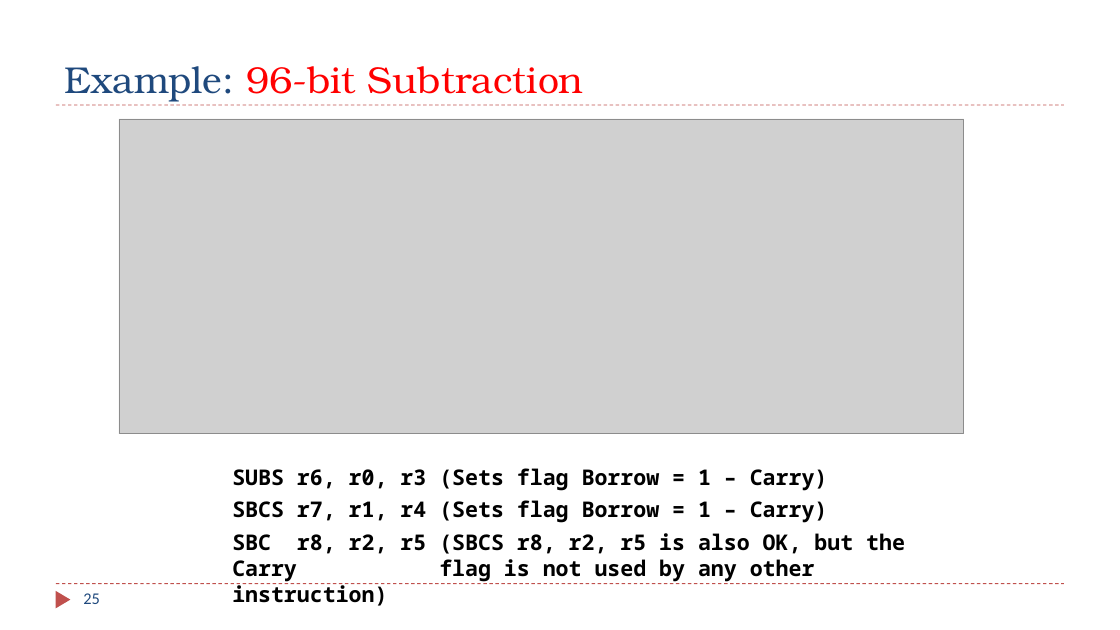
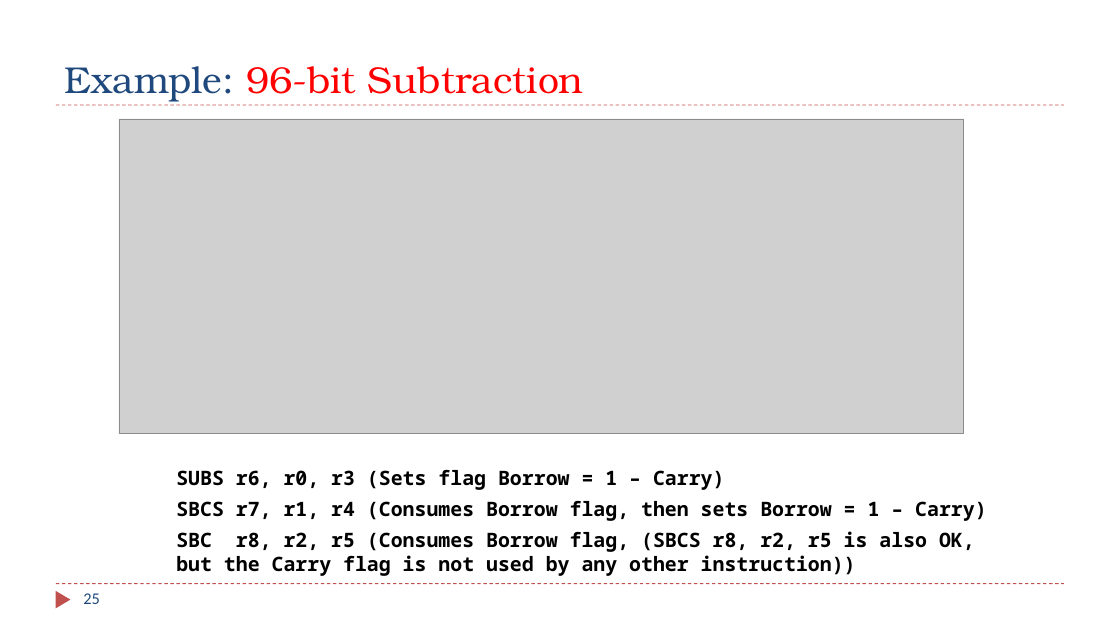
Before and after one commit to guhofstra/CSC111Fa26, a slide deck: slide 25 of PPTs/Ch4_ARM_Arithmetic_Logic.pptx. Drawn at 1120x630 pixels with LibreOffice and Linux fonts; fonts in the diff are those of the drawing; grey boxes stand for pictures. Boxes give left, top, right and bottom in pixels: in the first picture for what was removed or moved away, otherwise in the second. Text is boxed around its words. In the diff, an @@ line names an element or a change of style, - is before the commit and + after.

```diff
--- a/PPTs/Ch4_ARM_Arithmetic_Logic.pptx
+++ b/PPTs/Ch4_ARM_Arithmetic_Logic.pptx
@@ text "SUBS r6, r0, r3 (Sets ...": place and size @@
-text "SUBS r6, r0, r3 (Sets ..." at [232,468,905,582]
+text "SUBS r6, r0, r3 (Sets ..." at [176,470,986,576]
@@ text at [176,470,724,490]: size 18.5 to 17 pt in "SUBS r6, r0, r3 (Sets flag Borrow ..." @@
@@ text at [176,501,986,576]: text changed; size 18.5 to 17 pt @@
-SBCS r7, r1, r4 (Sets flag Borrow = 1 – Carry)
-SBC r8, r2, r5 (SBCS r8, r2, r5 is also OK, but the Carry flag is not used by any other instruction)
+SBCS r7, r1, r4 (Consumes Borrow flag, then sets Borrow = 1 – Carry)
+SBC r8, r2, r5 (Consumes Borrow flag, (SBCS r8, r2, r5 is also OK, but the Carry flag is not used by any other instruction))
```
Also in this commit, not shown: 4 other slides changed, 1 other file.
